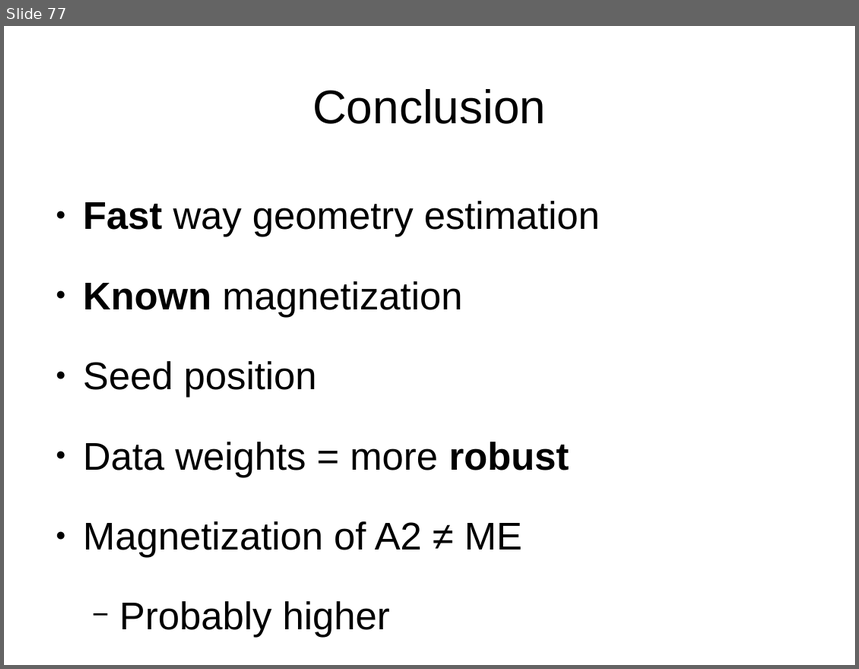
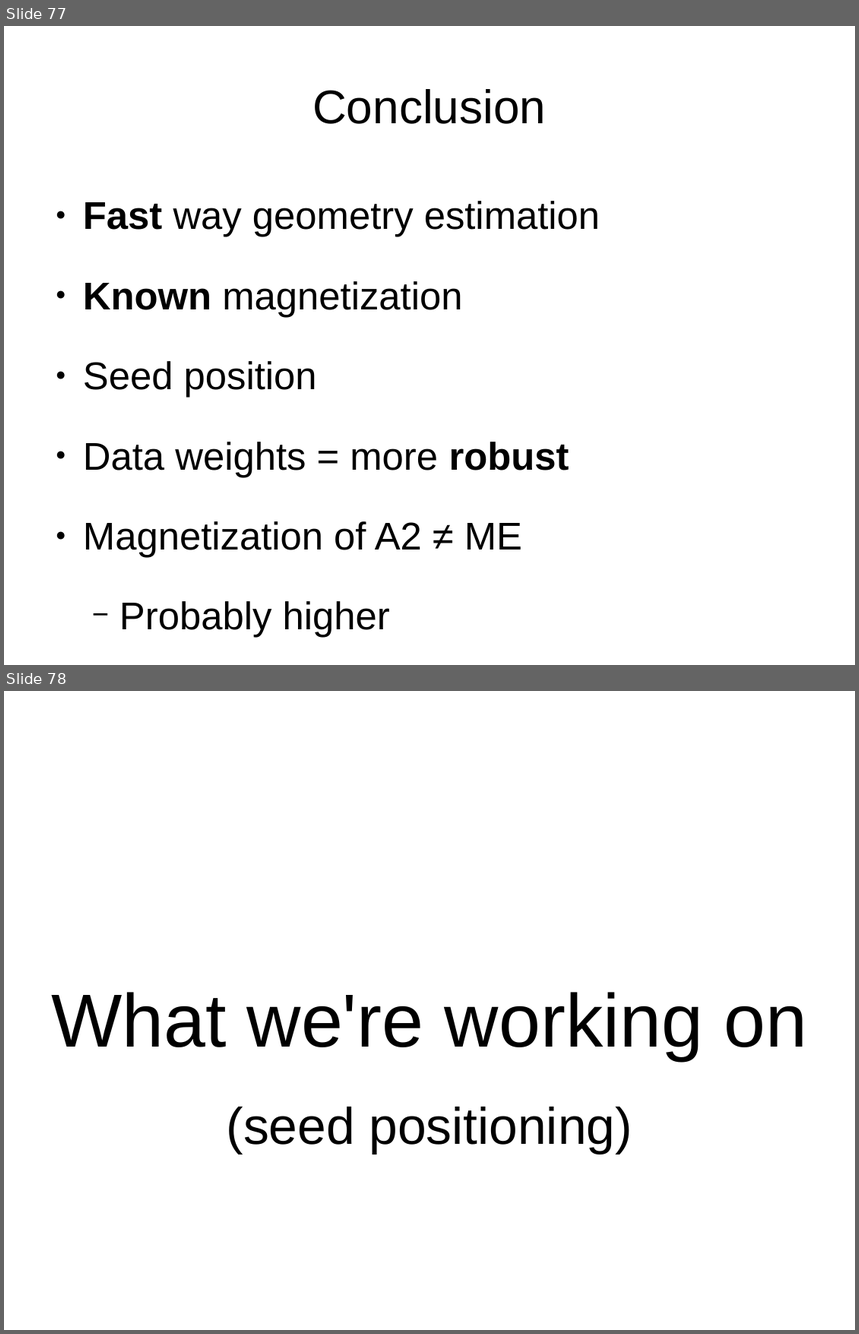
Before and after one commit to leouieda/agu-cancun2013, a slide deck: presentation/uieda_oliveirajr_barbosa.odp. Shown one above the other, each under a label of ours: slide 77 before the commit, slides 77 and 78 after it. The pictures are 859x669 and 859x1334 pixels, drawn with LibreOffice and Linux fonts; fonts in the diff are those of the drawing. Boxes give left, top, right and bottom in pixels: in the first picture for what was removed or moved away, otherwise in the second. Text is boxed around its words. In the diff, an @@ line names an element or a change of style, - is before the commit and + after.

```diff
--- a/presentation/uieda_oliveirajr_barbosa.odp
+++ b/presentation/uieda_oliveirajr_barbosa.odp
@@ slide 78 added at <box>4,691,855,1330</box>, background #FFFFFF @@
@@ text added at <box>51,992,808,1154</box>, 70 pt, text #000000 @@
+What we're working on
+(seed positioning)
```
Also in this commit, not shown: 7 other slides added, 1 slide removed, 8 other files.
